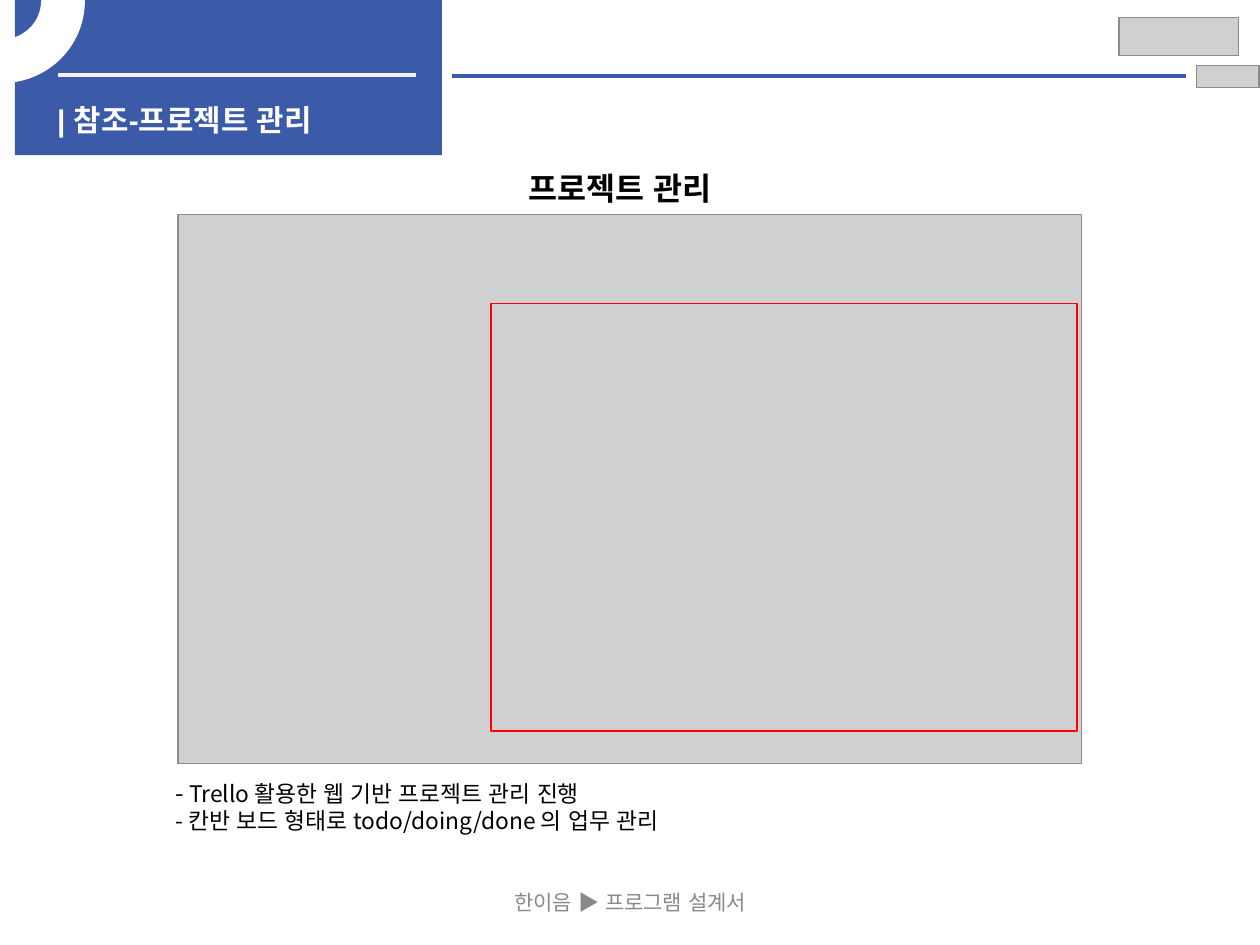
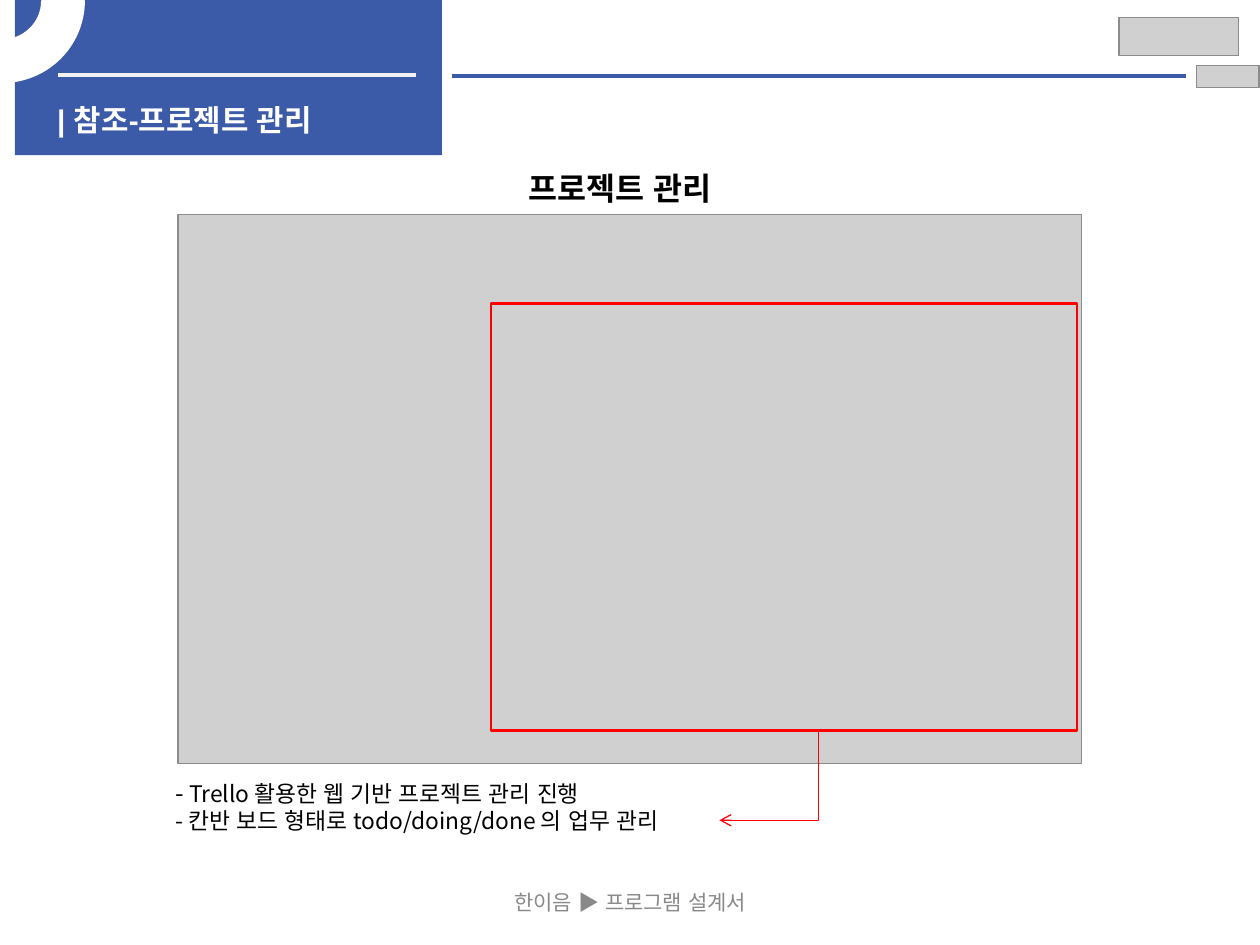
Before and after one commit to HwangYooHyun1/2023_Hanium_prj, a slide deck: slide 33 of 02_문서/03_중간보고서/2023_SW개발_HW제작설계서_일반_초안.pptx (slide 31 before the commit). Drawn at 1260x945 pixels with LibreOffice and Linux fonts; fonts in the diff are those of the drawing; grey boxes stand for pictures. Boxes give left, top, right and bottom in pixels: in the first picture for what was removed or moved away, otherwise in the second. Text is boxed around its words. In the diff, an @@ line names an element or a change of style, - is before the commit and + after.

```diff
--- a/02_문서/03_중간보고서/2023_SW개발_HW제작설계서_일반_초안.pptx
+++ b/02_문서/03_중간보고서/2023_SW개발_HW제작설계서_일반_초안.pptx
@@ elbow arrow added from (918, 730) to (719, 820), #FF0000 0.75 pt @@
```
Also in this commit, not shown: 19 other slides changed, 2 slides added, 2 other files.
